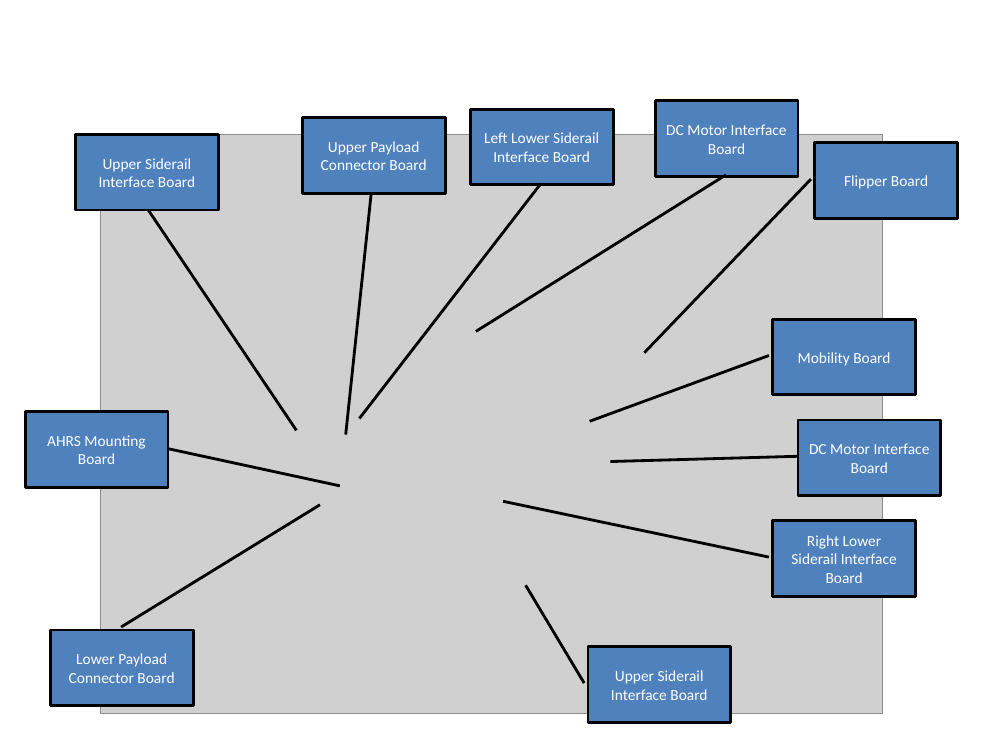
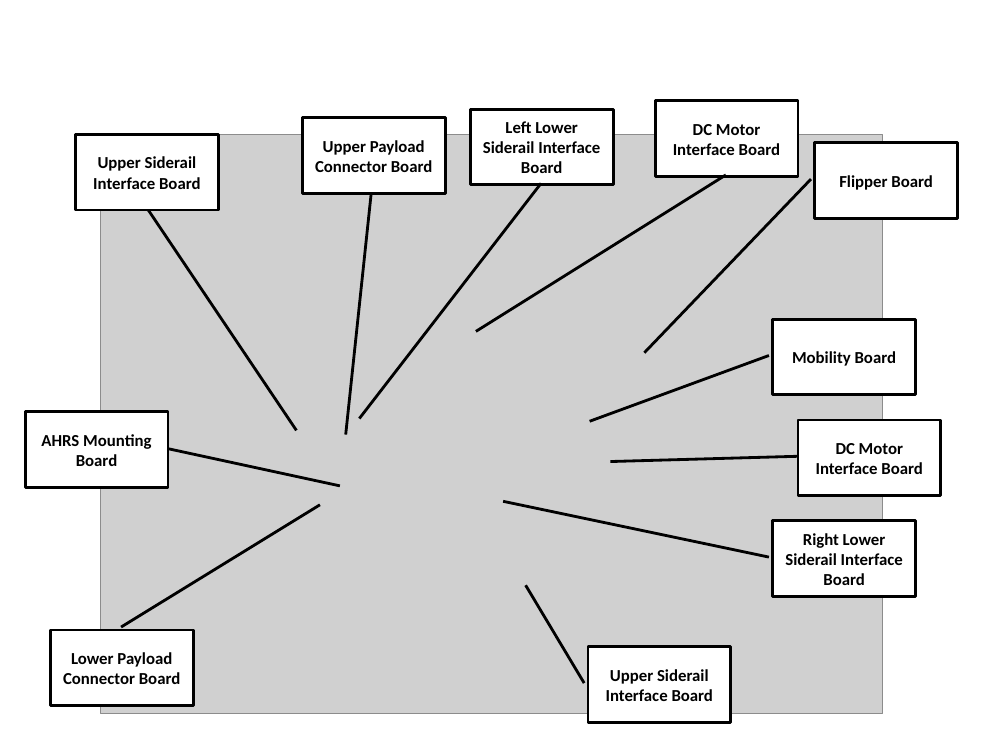
Before and after one commit to christopherKorpela/tepra2015, a slide deck: slide 2 of pictures/PackBot Chassis Anatomy.pptx. Drawn at 1008x756 pixels with LibreOffice and Linux fonts; fonts in the diff are those of the drawing; grey boxes stand for pictures. Boxes give left, top, right and bottom in pixels: in the first picture for what was removed or moved away, otherwise in the second. Text is boxed around its words. In the diff, an @@ line names an element or a change of style, - is before the commit and + after.

```diff
--- a/pictures/PackBot Chassis Anatomy.pptx
+++ b/pictures/PackBot Chassis Anatomy.pptx
@@ size 11 to 12 pt, text colour #FFFFFF to #000000, bold on; fill #4F81BD to #FFFFFF in 11 elements at <box>773,320,916,395</box>, <box>773,521,916,597</box>, <box>588,647,731,723</box>, <box>471,109,614,184</box>, <box>302,118,446,194</box>, <box>76,134,219,210</box>, <box>50,630,194,706</box>, <box>814,143,958,219</box>, <box>25,411,168,487</box>, <box>655,101,798,176</box>, <box>798,420,941,496</box> @@
```
Also in this commit, not shown: 1 other slide changed, 15 other files.
